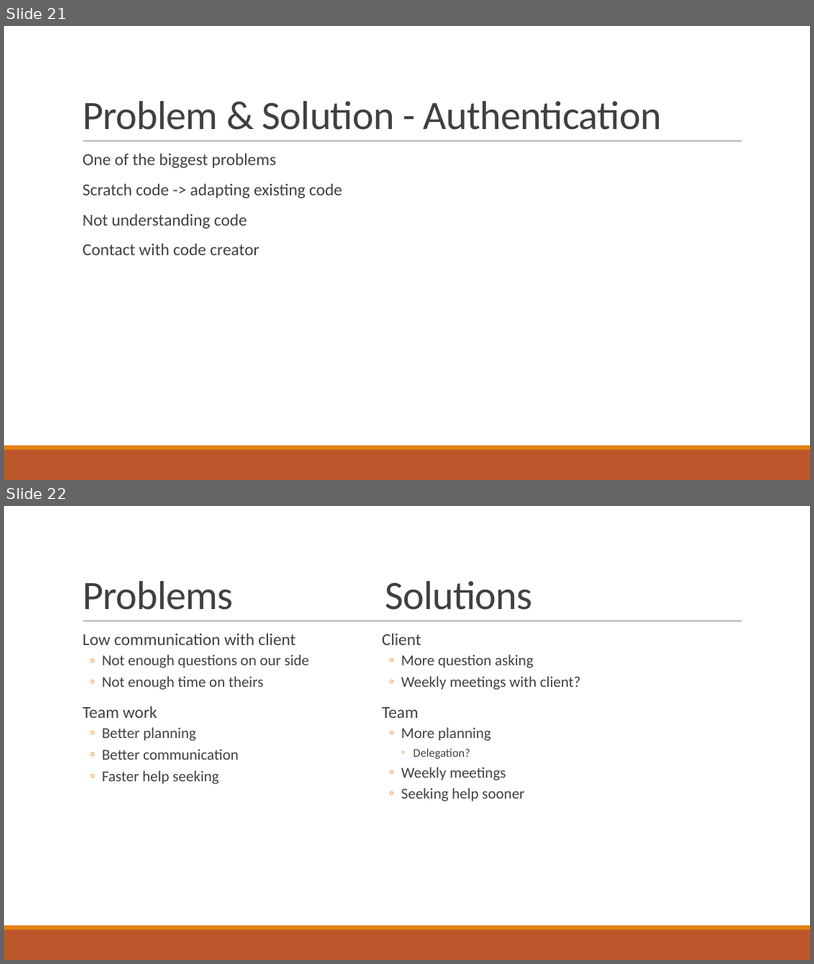
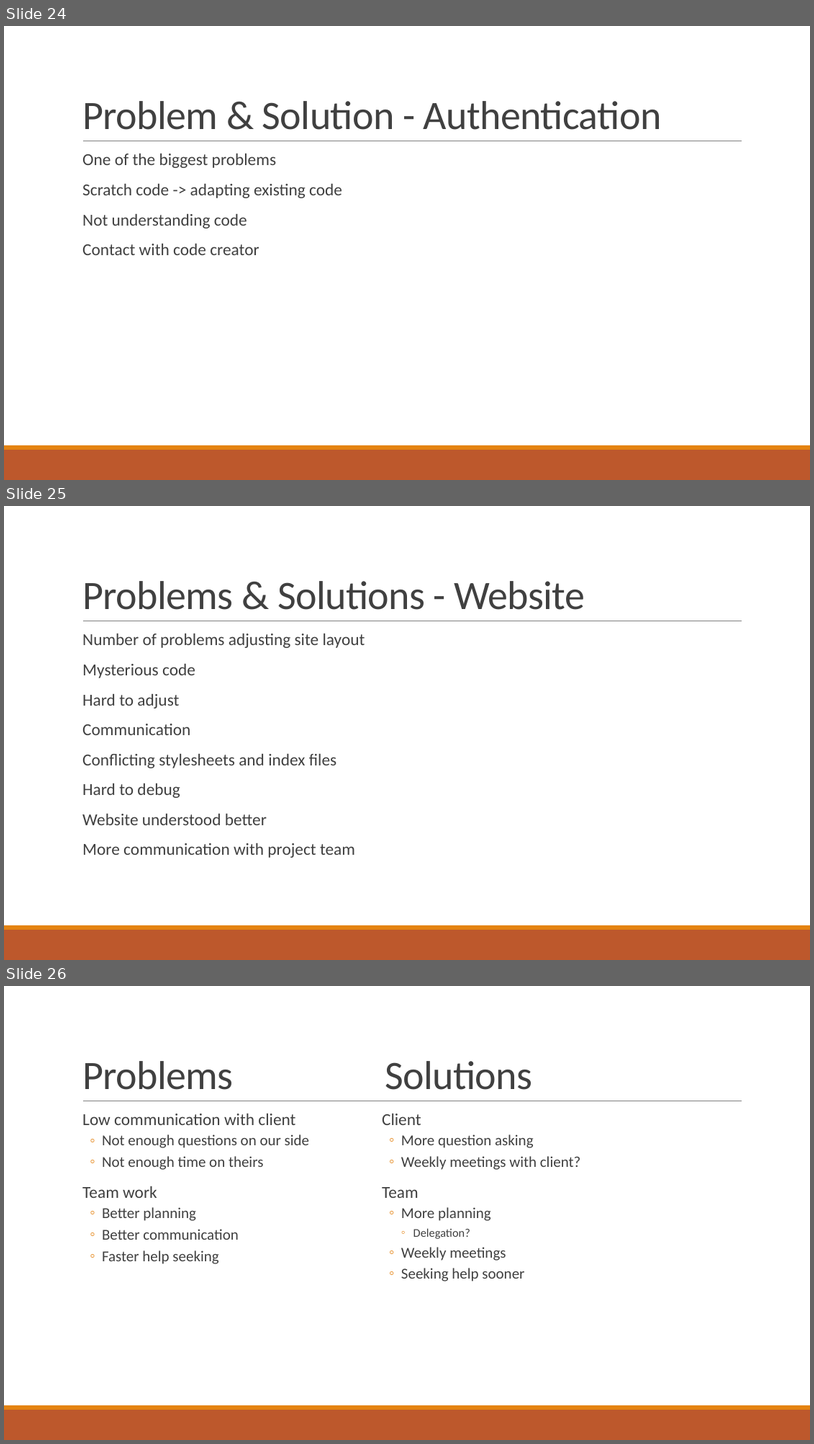
Before and after one commit to gonsalvg/Capstone-Forge-App, a slide deck: Project Documents/Progress Report 2/Progress report.pptx. Shown one above the other, each under a label of ours: slides 21 and 22 before the commit, slides 24, 25 and 26 after it. The pictures are 814x964 and 814x1444 pixels, drawn with LibreOffice and Linux fonts; fonts in the diff are those of the drawing. Boxes give left, top, right and bottom in pixels: in the first picture for what was removed or moved away, otherwise in the second. Text is boxed around its words. In the diff, an @@ line names an element or a change of style, - is before the commit and + after.

```diff
--- a/Project Documents/Progress Report 2/Progress report.pptx
+++ b/Project Documents/Progress Report 2/Progress report.pptx
@@ slide 25 added at (4, 506, 810, 960), background #FFFFFF; not listed: 3 template elements that a slide beside it also shows @@
@@ title added at (82, 581, 585, 610), 48 pt, text #404040 @@
+Problems & Solutions - Website
@@ text added at (82, 633, 365, 857), 20 pt, text #404040 @@
+  Number of problems adjusting site layout
+  Mysterious code
+  Hard to adjust
+  Communication
+  Conflicting stylesheets and index files
+  Hard to debug
+  Website understood better
+  More communication with project team
@@ what was slide 21 is now slide 24 @@
@@ what was slide 22 is now slide 26 @@
```
Also in this commit, not shown: 3 slides changed, 3 other slides added.
